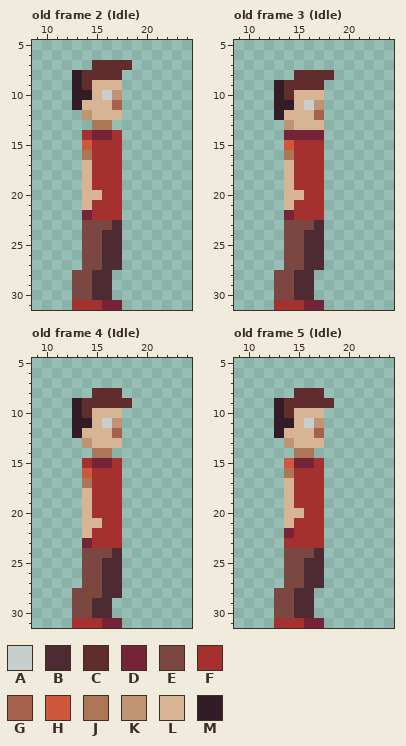
Pixel-art file -- Assets/1_Sprites/Player/Player.aseprite. The picture above was drawn from the file before the commit.
32x32 pixels, 11 frames. Shown: old frame 2 (Idle): x 9..24, y 5..31; old frame 3 (Idle): x 9..24, y 5..31; old frame 4 (Idle): x 9..24, y 5..31; old frame 5 (Idle): x 9..24, y 5..31. The commit also changed other frames, which this record leaves out.
Palette (. is transparent): A #c7cfcc  B #4d2b32  C #602c2c  D #752438  E #7a4841  F #a53030  G #a5614c  H #cf573c  J #ad7757  K #c09473  L #d7b594  M #341c27
Once edited:
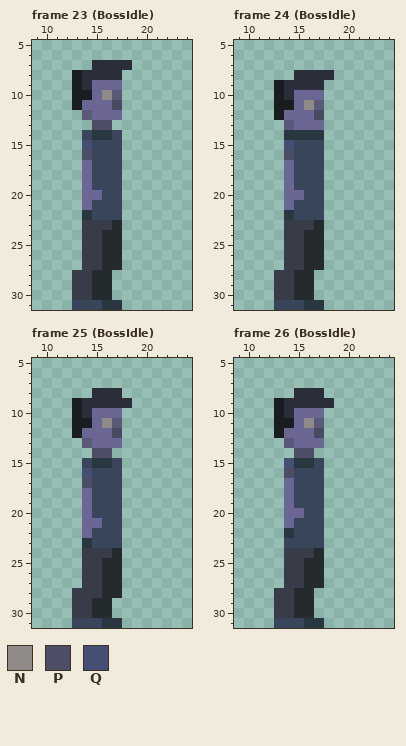
Colours new in this view: N #908a88  P #4d4d66  Q #454e73
A new or re-ordered frame is compared with the old frame closest to it.
Change:
frames 11 -> 32
Colour B changes from #4d2b32 to #252a2e.
Colour C changes from #602c2c to #292e38.
Colour D changes from #752438 to #293740.
Colour E changes from #7a4841 to #383c49.
Colour F changes from #a53030 to #39455a.
Colour G changes from #a5614c to #474a60.
Colour K changes from #c09473 to #5b597a.
Colour L changes from #d7b594 to #6c6695.
Colour M changes from #341c27 to #181e1f.
Frame 23 (BossIdle) is new; against old frame 2 (Idle), layers "head", "arm right":
Colour A gives way to colour N in row 10 at x 16.
Colour J gives way to colour P in row 13 at x 15 to 16; in row 16 at x 14.
Colour H gives way to colour Q in row 15 at x 14.
Frame 24 (BossIdle) is new; against old frame 3 (Idle), layers "head", "arm right":
Colour A gives way to colour N in row 11 at x 16.
Colour J gives way to colour P in row 16 at x 14.
Colour H gives way to colour Q in row 15 at x 14.
Frame 25 (BossIdle) is new; against old frame 4 (Idle), layers "head", "arm right":
Colour A gives way to colour N in row 11 at x 16.
Colour J gives way to colour P in row 14 at x 15 to 16; in row 17 at x 14.
Colour H gives way to colour Q in row 16 at x 14.
Frame 26 (BossIdle) is new; against old frame 5 (Idle), layers "head", "arm right":
Colour A gives way to colour N in row 11 at x 16.
Colour J gives way to colour P in row 14 at x 15 to 16; in row 16 at x 14.
Colour H gives way to colour Q in row 15 at x 14.
